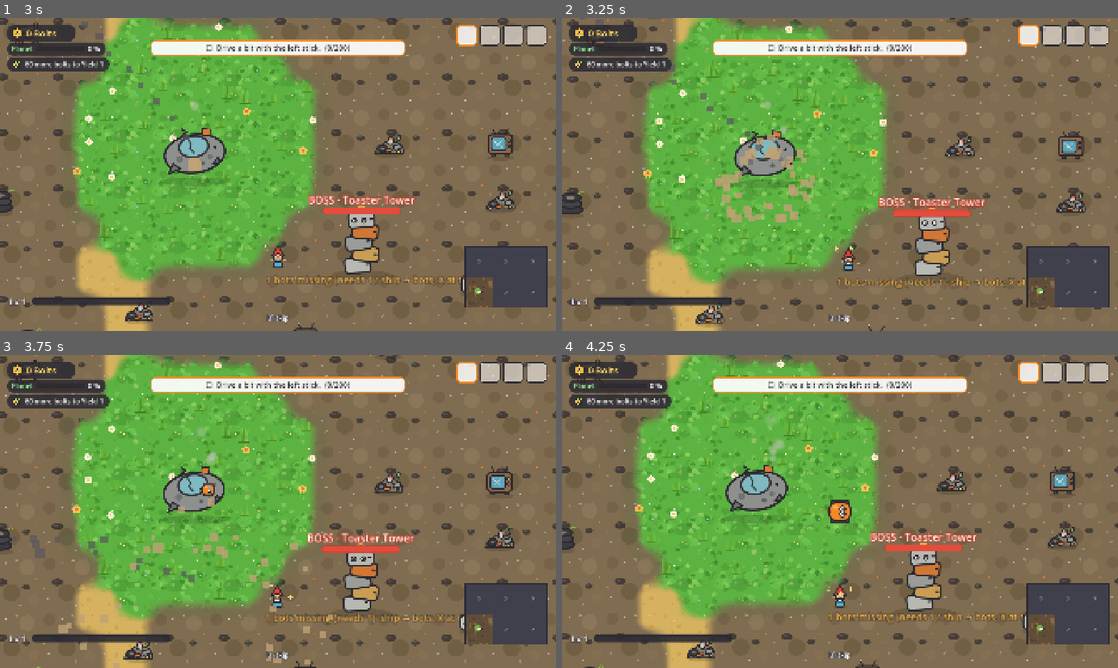
Above: before the commit, frames 1-4 (two rows, left to right).
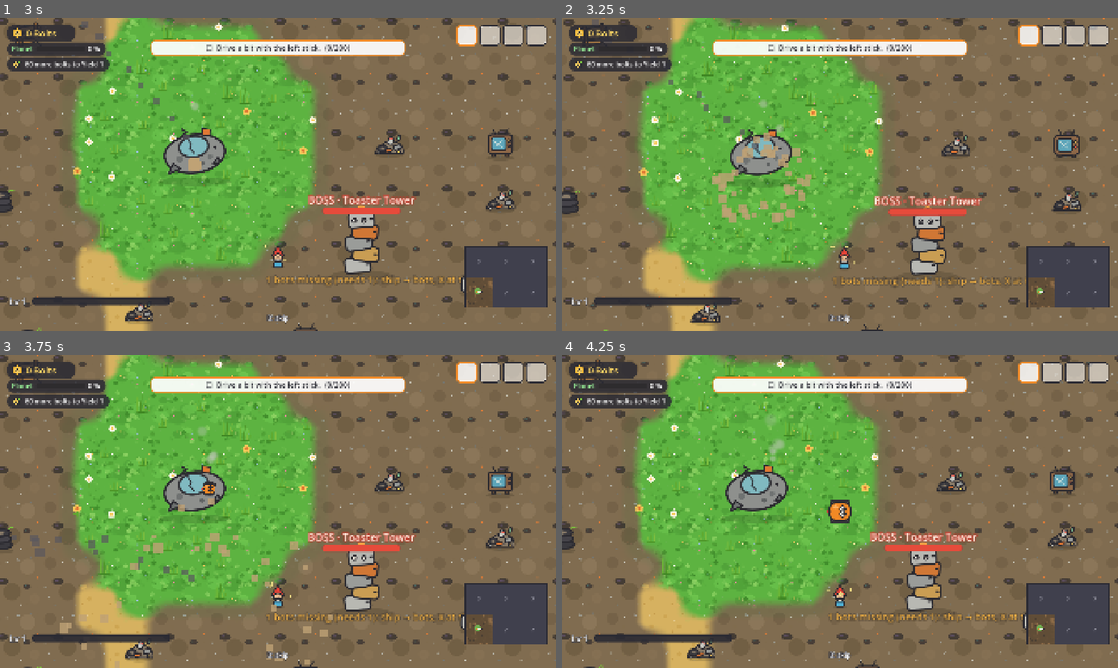
Above: after the commit, the same moments.

Repository: Dean86nz/ScrapEmpire
Game: Godot game, scene res://src/ui/title/title.tscn
Two runs of this game, one before a commit and one after it. Both use one fixed random seed, a clock stepped at 60 frames per second and the inputs below.
Inputs (mouse positions are in pixels of both pictures, inside the frame that each line leads up to):
- Up to frame 1 (3 s): click "New game" at 0.5 s; tap Enter (ui_accept) at 1.25, 1.52, 2.27 s; move the mouse to (400, 158) at 1.27 s; hold Right (cursor_right) 1.28-2.03 s; tap Shift (boost) at 1.35 s; click (400, 158) at 1.42 s; move the mouse to (166, 190) at 2.02 s; hold Down (cursor_down) 2.03-2.78 s; tap C (call_courier) at 2.1 s; move the mouse to (333, 105) at 2.77 s; hold Right (cursor_right) from 2.78 s (still down); hold Mouse wheel down (hotbar_next) from 2.78 s (still down)
- Up to frame 2 (3.25 s): keep holding Right (cursor_right); keep holding Mouse wheel down (hotbar_next)
- Up to frame 3 (3.75 s): move the mouse to (250, 574) at 3.52 s; release Right (cursor_right) at 3.53 s; release Mouse wheel down (hotbar_next) at 3.53 s; hold Up (cursor_up) from 3.53 s (still down); tap Mouse wheel up (hotbar_prev) at 3.6 s; click (250, 574) at 3.67 s
- Up to frame 4 (4.25 s): keep holding Up (cursor_up); tap Enter (ui_accept) at 3.77 s

Frame 1 is identical in both runs. In frame 2, 14% of the frame differs, in the area x 0-100%, y 0-100%; in frame 3, 7.2%; in frame 4, less than 0.1%.

Commit message:
ms50: Bildschirmwackeln deutlich schwächer, Option an/aus im Pausenmenü
Co-Authored-By: Claude Opus 5.5 <noreply@anthropic.com>

Diff:
--- a/locale/strings.csv
+++ b/locale/strings.csv
@@ -625,3 +625,5 @@
 BOSS_COUNT,%d/%d Bots da,%d/%d bots here
 BOSS_COMING,%d unterwegs,%d on the way
 BOSS_MISSING,"Es fehlen %d Bots (braucht %d): Schiff → Bots, X am Schiff","%d bots missing (needs %d): ship → bots, X at the ship"
+MENU_SHAKE_ON,Bildschirmwackeln: an,Screen shake: on
+MENU_SHAKE_OFF,Bildschirmwackeln: aus,Screen shake: off
--- a/project.godot
+++ b/project.godot
@@ -11,7 +11,7 @@
 [application]
 
 config/name="Scrap Empire"
-config/version="2.9.0"
+config/version="2.10.0"
 run/main_scene="res://src/ui/title/title.tscn"
 run/flush_stdout_on_print=true
 config/features=PackedStringArray("4.7", "Mobile")
--- a/src/autoload/save_manager.gd
+++ b/src/autoload/save_manager.gd
@@ -11,6 +11,7 @@
 const GUARD_FILE := "load_guard.json"
 
 ## Tests setzen einen eigenen Ordner, damit sie nie den echten Spielstand berühren.
+var _shake_cache := -1   # -1 = noch nicht gelesen
 var save_dir := DEFAULT_SAVE_DIR
 var meta_file := DEFAULT_SAVE_DIR + "save_meta.json"
 
@@ -199,6 +200,20 @@
 
 # --- Einstellungen ----------------------------------------------------------
 
+## Bildschirmwackeln an/aus (Pausenmenü, MS50), gespeichert in den Einstellungen.
+func screen_shake() -> bool:
+	if _shake_cache < 0:
+		_shake_cache = 1 if bool(load_settings().get("screen_shake", true)) else 0
+	return _shake_cache == 1
+
+
+func set_screen_shake(on: bool) -> void:
+	_shake_cache = 1 if on else 0
+	var s := load_settings()
+	s["screen_shake"] = on
+	save_settings(s)
+
+
 func load_settings() -> Dictionary:
 	return _read_file(SETTINGS_FILE)
 
--- a/src/ui/pause_menu/pause_menu.gd
+++ b/src/ui/pause_menu/pause_menu.gd
@@ -18,6 +18,7 @@
 var _confirm_new_game := false
 var _music_btn := Button.new()
 var _sfx_btn := Button.new()
+var _shake_btn := Button.new()
 
 
 func _ready() -> void:
@@ -29,7 +30,7 @@
 	_quit_btn.text = tr("MENU_SAVE_QUIT")
 	_refresh_language_label()
 	var box := _resume_btn.get_parent()
-	for b: Button in [_music_btn, _sfx_btn]:
+	for b: Button in [_music_btn, _sfx_btn, _shake_btn]:
 		b.custom_minimum_size = _resume_btn.custom_minimum_size
 		box.add_child(b)
 		box.move_child(b, _language_btn.get_index())
@@ -43,9 +44,12 @@
 				btn.accept_event())
 	_music_btn.pressed.connect(func() -> void: _step_volume("music", 0.1, true))
 	_sfx_btn.pressed.connect(func() -> void: _step_volume("sfx", 0.1, true))
+	_shake_btn.pressed.connect(func() -> void:
+		SaveManager.set_screen_shake(not SaveManager.screen_shake())
+		_refresh_volume_labels())
 	_refresh_volume_labels()
 	# Reihenfolge für D-Pad hoch/runter (im Kreis), auch über die neuen Regler
-	var order: Array[Button] = [_resume_btn, _music_btn, _sfx_btn, _language_btn, _new_game_btn, _quit_btn]
+	var order: Array[Button] = [_resume_btn, _music_btn, _sfx_btn, _shake_btn, _language_btn, _new_game_btn, _quit_btn]
 	for i in order.size():
 		order[i].focus_neighbor_top = order[i].get_path_to(order[(i - 1 + order.size()) % order.size()])
 		order[i].focus_neighbor_bottom = order[i].get_path_to(order[(i + 1) % order.size()])
@@ -112,6 +116,7 @@
 func _refresh_volume_labels() -> void:
 	_music_btn.text = tr("MENU_VOL_MUSIC") % _bar(float(Sfx.volume["music"]))
 	_sfx_btn.text = tr("MENU_VOL_SFX") % _bar(float(Sfx.volume["sfx"]))
+	_shake_btn.text = tr("MENU_SHAKE_ON") if SaveManager.screen_shake() else tr("MENU_SHAKE_OFF")
 
 
 func _bar(v: float) -> String:
--- a/src/world/intro_crash.gd
+++ b/src/world/intro_crash.gd
@@ -77,7 +77,7 @@
 	dust.emitting = true
 	Sfx.play("hammer", 0.0, 6.0, 0.45)
 	Sfx.play("thud", 0.0, 4.0)
-	_main.call("_shake", 22.0, 0.5)
+	_main.call("_shake", 12.0, 0.45)
 	var squash := create_tween()
 	squash.tween_property(_ship, "scale", Vector2(1.18, 0.82), 0.08)
 	squash.tween_property(_ship, "scale", Vector2.ONE, 0.25).set_trans(Tween.TRANS_BACK)
--- a/src/world/main.gd
+++ b/src/world/main.gd
@@ -131,8 +131,8 @@
 	_world.boss_defeated.connect(_on_boss_defeated)
 	_world.boss_rally.connect(_on_boss_rally)
 	_world.hammer_impact.connect(func(_n: ResourceNode, tier: int, one_hit: bool) -> void:
-		if tier >= 4 or one_hit:
-			_shake(3.0 + 1.5 * tier, 0.16)
+		if one_hit and tier >= 4:
+			_shake(2.5, 0.12)  # nur große Treffer, sanft (MS50)
 		if one_hit:
 			_hit_stop(0.06))
 	_world.boss_blocked.connect(func(_b: ResourceNode, have: int, _need: int) -> void:
@@ -439,7 +439,7 @@
 		_hud.stage_banner.show_card(tr("BOSS_HELP_TITLE"), tr("BOSS_HELP_SUB"), "", str(ResourceNode.defs.get(boss.kind, {}).get("sprite", "")), 4.5)
 	EventBus.quip.emit("QUIP_RALLY")
 	Sfx.play("honk")
-	_shake(10.0, 0.35)
+	_shake(5.0, 0.3)
 
 
 ## Kurzer Trefferstopp beim Ein-Schlag: Zeit fast anhalten, dann weiter (Echtzeit-Timer).
@@ -452,6 +452,8 @@
 
 
 func _shake(strength: float, seconds: float) -> void:
+	if not SaveManager.screen_shake():
+		return
 	var cam: Camera2D = _player.get_node("Camera2D")
 	var tw := create_tween()
 	tw.tween_method(func(t: float) -> void:
--- a/tests/gamepad_check.gd
+++ b/tests/gamepad_check.gd
@@ -4,6 +4,7 @@
 ## Aufruf nur über tests/gamepad_check.sh (schützt den echten Spielstand).
 ## Exit-Code 1, wenn eine Prüfung fehlschlägt.
 
+var _shake_before := true
 var _frame := 0
 var _steps: Array[Dictionary] = []
 var _i := -1
@@ -212,6 +213,17 @@
 		func() -> bool: return absf(float(root.get_node("/root/Sfx").volume["music"]) - (_vol_before - 0.1)) < 0.01 and pause.get_viewport().gui_get_focus_owner() == pause._music_btn)
 	_step("D-Pad rechts: zurück", func() -> void: _tap(JOY_BUTTON_DPAD_RIGHT),
 		func() -> bool: return absf(float(root.get_node("/root/Sfx").volume["music"]) - _vol_before) < 0.01)
+	_step("D-Pad runter 2×: Wackeln-Schalter, A schaltet um", func() -> void:
+			_shake_before = root.get_node("/root/SaveManager").screen_shake()
+			_tap(JOY_BUTTON_DPAD_DOWN)
+			_tap(JOY_BUTTON_DPAD_DOWN)
+			_tap(JOY_BUTTON_A),
+		func() -> bool: return root.get_node("/root/SaveManager").screen_shake() != _shake_before and pause.get_viewport().gui_get_focus_owner() == pause._shake_btn, 6)
+	_step("A schaltet zurück, D-Pad hoch 2× zum Musik-Regler", func() -> void:
+			_tap(JOY_BUTTON_A)
+			_tap(JOY_BUTTON_DPAD_UP)
+			_tap(JOY_BUTTON_DPAD_UP),
+		func() -> bool: return root.get_node("/root/SaveManager").screen_shake() == _shake_before and pause.get_viewport().gui_get_focus_owner() == pause._music_btn, 6)
 	_step("D-Pad hoch, A auf „Fortsetzen“ schließt Pause", func() -> void:
 			_tap(JOY_BUTTON_DPAD_UP)
 			_tap(JOY_BUTTON_A),
Not shown, changed: CHANGELOG.md
Not shown, changed: TODO.md
Not shown, changed: docs/03_ROADMAP.md
